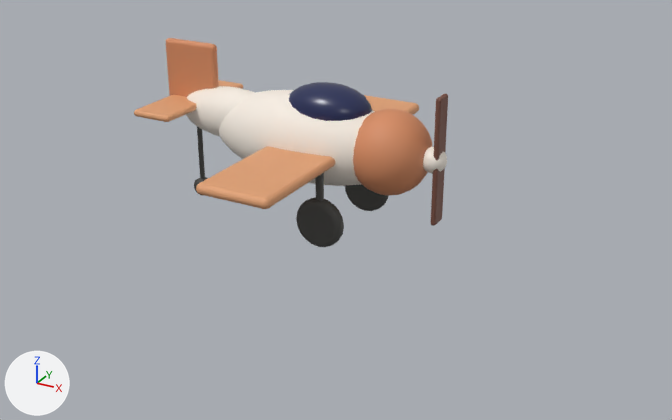
Two versions of the glTF model public/pm3d/assets/prop_plane.glb, one commit apart.
Rendered twice from a 50 mm camera at (4.98, -8.43, 4.41) aimed at (0.27, 0.13, 0.13). Every picture has the same lights, and +X, +Y and +Z are marked at lower left. The first picture is the older version. Where no turn or scale is listed for an object, it has been applied to the vertices. Vertices at exactly the same position are counted once.

Names of what the first picture shows: 'canopy', 'fin', 'fuselage', 'nose', 'prop', 'spinner', 'stab', 'strut-1', 'strutT', 'tailcone', 'wheel-1', 'wheel1', 'wheelT', 'wing'.
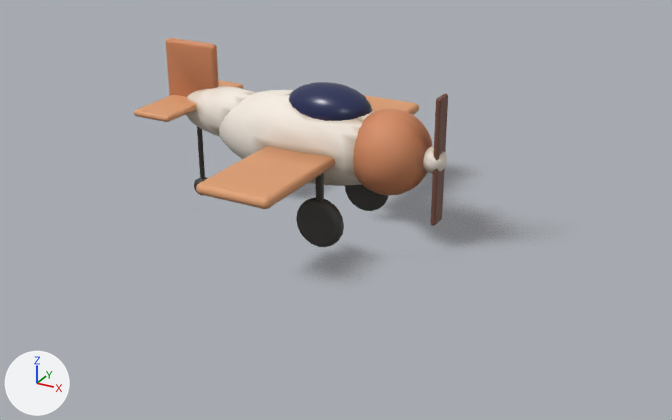
The change, as a list of edits to the scene's bpy script:
```text
Change mat_m_242c57:
    where n0 = _N.new('ShaderNodeBsdfPrincipled'); n0.name = 'Principled BSDF'
    remove n0.inputs[0].default_value = (0.0176, 0.0252, 0.0953, 1.0)  # 'Base Color', dark blue #242c57
    add n2 = _N.new('ShaderNodeMix'); n2.name = 'Mix'
    add n2.data_type = 'RGBA'
    add n2.blend_type = 'MULTIPLY'
    add n2.inputs[0].default_value = 1.0  # 'Factor'
    add n2.inputs[7].default_value = (0.0176, 0.0252, 0.0953, 1.0)  # 'B', dark blue #242c57
    add n3 = _N.new('ShaderNodeVertexColor'); n3.name = 'Color Attribute'
    add _L.new(n2.outputs[2], n0.inputs[0])  # 'Result' to 'Base Color'
    add _L.new(n3.outputs[0], n2.inputs[6])  # 'Color' to 'A'
Change mat_m_d68c62:
    where n0 = _N.new('ShaderNodeBsdfPrincipled'); n0.name = 'Principled BSDF'
    remove n0.inputs[0].default_value = (0.672, 0.262, 0.122, 1.0)  # 'Base Color', orange #d68c62
    add n2 = _N.new('ShaderNodeMix'); n2.name = 'Mix'
    add n2.data_type = 'RGBA'
    add n2.blend_type = 'MULTIPLY'
    add n2.inputs[0].default_value = 1.0  # 'Factor'
    add n2.inputs[7].default_value = (0.672, 0.262, 0.122, 1.0)  # 'B', orange #d68c62
    add n3 = _N.new('ShaderNodeVertexColor'); n3.name = 'Color Attribute'
    add _L.new(n2.outputs[2], n0.inputs[0])  # 'Result' to 'Base Color'
    add _L.new(n3.outputs[0], n2.inputs[6])  # 'Color' to 'A'
Change mat_m_f7eee3:
    where n0 = _N.new('ShaderNodeBsdfPrincipled'); n0.name = 'Principled BSDF'
    remove n0.inputs[0].default_value = (0.93, 0.855, 0.768, 1.0)  # 'Base Color', white #f7eee3
    add n2 = _N.new('ShaderNodeMix'); n2.name = 'Mix'
    add n2.data_type = 'RGBA'
    add n2.blend_type = 'MULTIPLY'
    add n2.inputs[0].default_value = 1.0  # 'Factor'
    add n2.inputs[7].default_value = (0.93, 0.855, 0.768, 1.0)  # 'B', white #f7eee3
    add n3 = _N.new('ShaderNodeVertexColor'); n3.name = 'Color Attribute'
    add _L.new(n2.outputs[2], n0.inputs[0])  # 'Result' to 'Base Color'
    add _L.new(n3.outputs[0], n2.inputs[6])  # 'Color' to 'A'
Change mat_m_794f41:
    where n0 = _N.new('ShaderNodeBsdfPrincipled'); n0.name = 'Principled BSDF'
    remove n0.inputs[0].default_value = (0.191, 0.0782, 0.0529, 1.0)  # 'Base Color', brown #794f41
    add n2 = _N.new('ShaderNodeMix'); n2.name = 'Mix'
    add n2.data_type = 'RGBA'
    add n2.blend_type = 'MULTIPLY'
    add n2.inputs[0].default_value = 1.0  # 'Factor'
    add n2.inputs[7].default_value = (0.191, 0.0782, 0.0529, 1.0)  # 'B', brown #794f41
    add n3 = _N.new('ShaderNodeVertexColor'); n3.name = 'Color Attribute'
    add _L.new(n2.outputs[2], n0.inputs[0])  # 'Result' to 'Base Color'
    add _L.new(n3.outputs[0], n2.inputs[6])  # 'Color' to 'A'
Change mat_m_e2a274:
    where n0 = _N.new('ShaderNodeBsdfPrincipled'); n0.name = 'Principled BSDF'
    remove n0.inputs[0].default_value = (0.761, 0.361, 0.175, 1.0)  # 'Base Color', beige #e2a274
    add n2 = _N.new('ShaderNodeMix'); n2.name = 'Mix'
    add n2.data_type = 'RGBA'
    add n2.blend_type = 'MULTIPLY'
    add n2.inputs[0].default_value = 1.0  # 'Factor'
    add n2.inputs[7].default_value = (0.761, 0.361, 0.175, 1.0)  # 'B', beige #e2a274
    add n3 = _N.new('ShaderNodeVertexColor'); n3.name = 'Color Attribute'
    add _L.new(n2.outputs[2], n0.inputs[0])  # 'Result' to 'Base Color'
    add _L.new(n3.outputs[0], n2.inputs[6])  # 'Color' to 'A'
Change mat_m_494946:
    where n0 = _N.new('ShaderNodeBsdfPrincipled'); n0.name = 'Principled BSDF'
    remove n0.inputs[0].default_value = (0.0666, 0.0666, 0.0612, 1.0)  # 'Base Color', dark grey #494946
    add n2 = _N.new('ShaderNodeMix'); n2.name = 'Mix'
    add n2.data_type = 'RGBA'
    add n2.blend_type = 'MULTIPLY'
    add n2.inputs[0].default_value = 1.0  # 'Factor'
    add n2.inputs[7].default_value = (0.0666, 0.0666, 0.0612, 1.0)  # 'B', dark grey #494946
    add n3 = _N.new('ShaderNodeVertexColor'); n3.name = 'Color Attribute'
    add _L.new(n2.outputs[2], n0.inputs[0])  # 'Result' to 'Base Color'
    add _L.new(n3.outputs[0], n2.inputs[6])  # 'Color' to 'A'
Change me_canopy:
    where me_canopy.from_pydata(...)  # 222 vertices, 440 faces; spans x -0.5..0.5, y -0.34..0.34, z -0.26..0.26
    me_canopy part 1: vertex colours changed
Change me_fin:
    where me_fin.from_pydata(...)  # 152 vertices, 300 faces; spans x -0.35..0.35, y -0.05..0.05, z -0.4..0.4
    me_fin part 2: vertex colours changed
Change me_fuselage:
    where me_fuselage.from_pydata(...)  # 546 vertices, 1088 faces; spans x -1.2..1.2, y -0.5..0.5, z -0.5..0.5
    me_fuselage part 3: vertex colours changed
Change me_nose:
    where me_nose.from_pydata(...)  # 314 vertices, 624 faces; spans x -0.45..0.45, y -0.46..0.46, z -0.46..0.46
    me_nose part 4: vertex colours changed
Change me_prop:
    where me_prop.from_pydata(...)  # 152 vertices, 300 faces; spans x -0.03..0.03, y -0.11..0.11, z -0.7..0.7
    me_prop part 5: vertex colours changed
Change me_stab:
    where me_stab.from_pydata(...)  # 152 vertices, 300 faces; spans x -0.25..0.25, y -0.75..0.75, z -0.04..0.04
    me_stab part 6: vertex colours changed
Change me_tailcone:
    where me_tailcone.from_pydata(...)  # 222 vertices, 440 faces; spans x -0.7..0.7, y -0.28..0.28, z -0.3..0.3
    me_tailcone part 7: vertex colours changed
Change me_wheel1:
    where me_wheel1.from_pydata(...)  # 200 vertices, 396 faces; spans x -0.28..0.28, y -0.08..0.08, z -0.28..0.28
    me_wheel1 part 8: vertex colours changed
Change me_wing:
    remove me_wing.from_pydata(...)  # 152 vertices, 300 faces; spans x -0.43..0.43, y -1.75..1.75, z -0.06..0.06
    add me_wing.from_pydata(...)  # 212 vertices, 420 faces; spans x -0.43..0.43, y -1.75..1.75, z -0.06..0.06
    me_wing part 9: 60 vertices added at x -0.43..0.43, y -0.85..0.85, z -0.06..0.06
Add ob_baked_shadow:
    ob_baked_shadow = bpy.data.objects.new('baked_shadow', me_baked_shadow)  # 4 vertices, 2 faces; spans x -2.25..3.02, y -2.1..3.31, z 0.01; in mat_baked_shadow (picture img_prop_plane)
    ob_baked_shadow.location = (0.0, 0.0, 0.0)
```

Location of each change, [x1, y1, x2, y2] in pixels of the pictures (672 x 420 px):
'baked_shadow', added
    after: [293, 169, 491, 270]
'spinner', recoloured
    both: [423, 147, 447, 174]
'strut-1', recoloured
    both: [315, 173, 324, 201]
part 9 of me_wing, added (beige)
    after: [201, 95, 419, 208]
